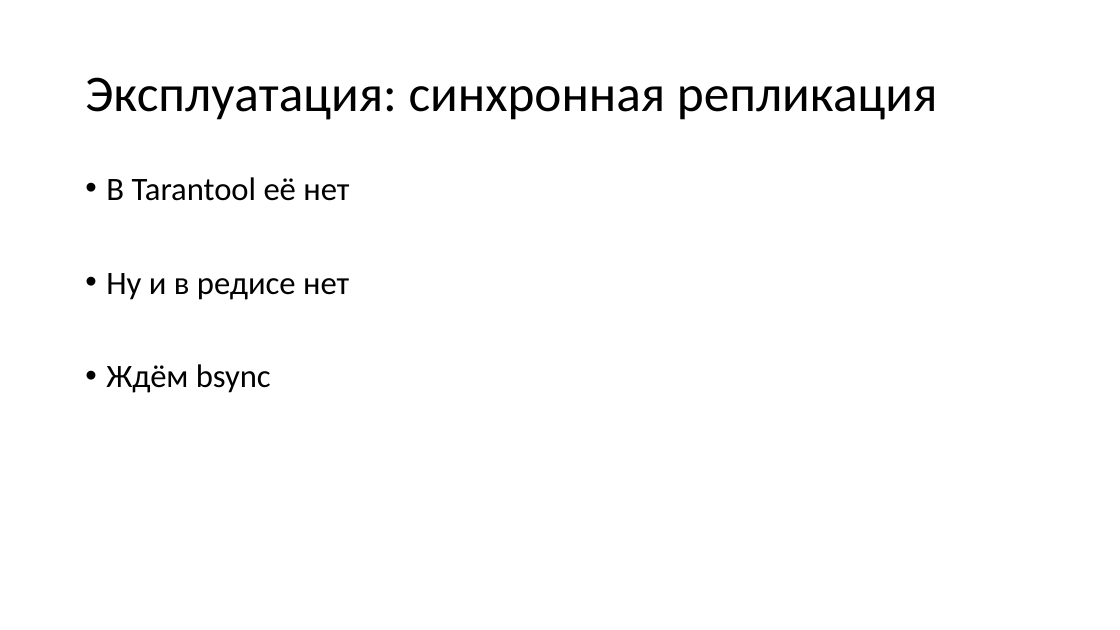
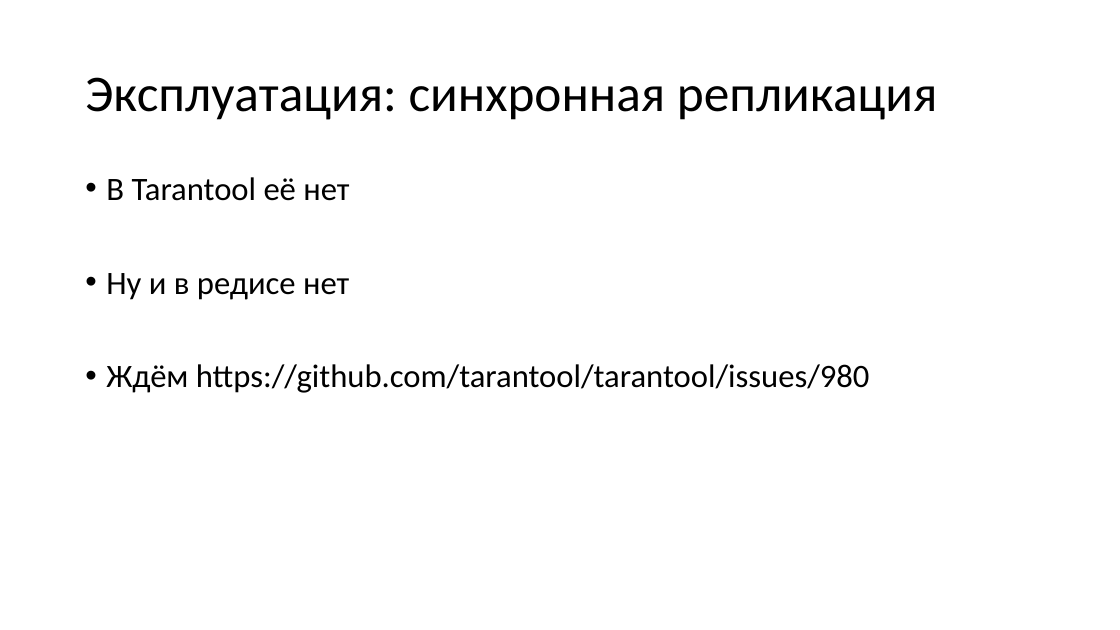
Before and after one commit to aensidhe/presentations, a slide deck: slide 28 of 2017/11/net core and linux in production.pptx (slide 27 before the commit). Drawn at 1120x630 pixels with LibreOffice and Linux fonts; fonts in the diff are those of the drawing. Boxes give left, top, right and bottom in pixels: in the first picture for what was removed or moved away, otherwise in the second. Text is boxed around its words. In the diff, an @@ line names an element or a change of style, - is before the commit and + after.

```diff
--- a/2017/11/net core and linux in production.pptx
+++ b/2017/11/net core and linux in production.pptx
@@ text at (x1=106, y1=364, x2=870, y2=393): text changed @@
-• Ждём bsync
+• Ждём https://github.com/tarantool/tarantool/issues/980
```
Also in this commit, not shown: 2 other slides changed, 1 slide added.
